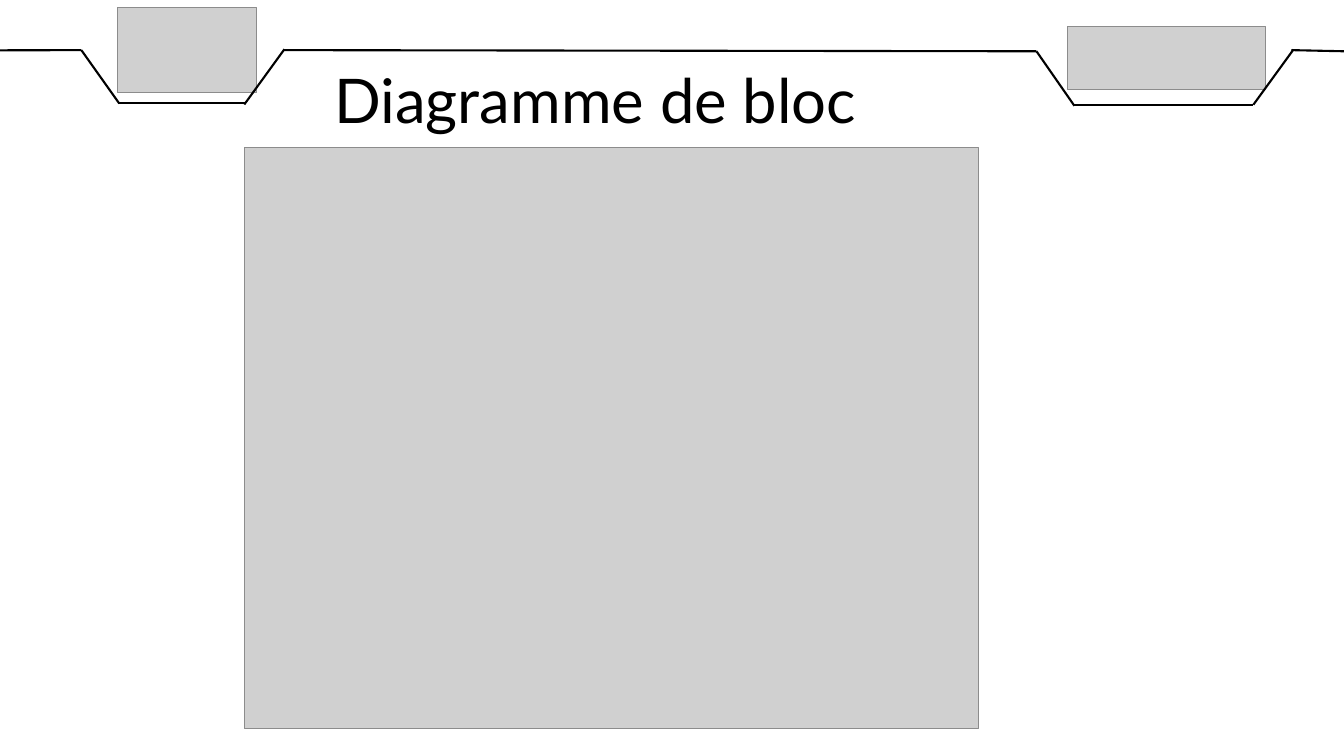
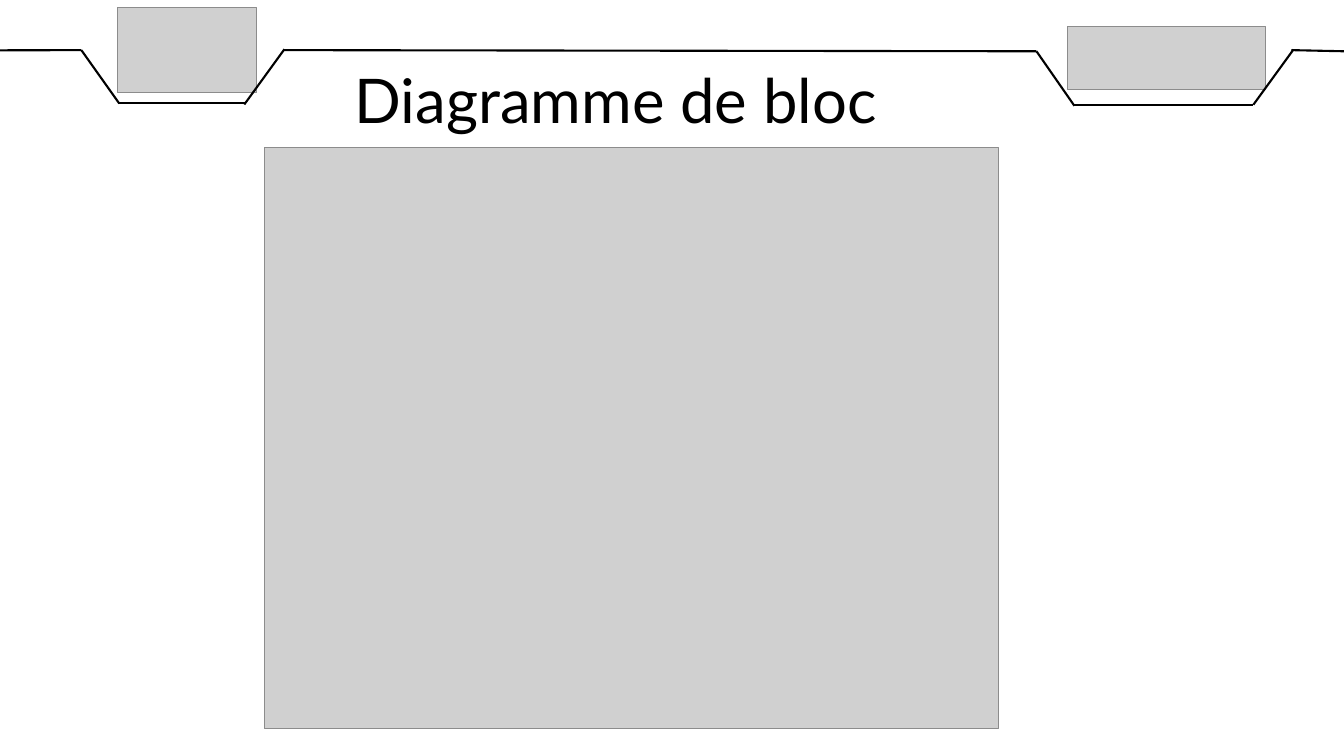
Before and after one commit to DylanChe/SupervisionSerre, a slide deck: slide 5 of oral_projet/revue_2/diaporama_revue_2_samuel.pptx (slide 9 before the commit). Drawn at 1344x756 pixels with LibreOffice and Linux fonts; fonts in the diff are those of the drawing; grey boxes stand for pictures. Boxes give left, top, right and bottom in pixels: in the first picture for what was removed or moved away, otherwise in the second. Text is boxed around its words. In the diff, an @@ line names an element or a change of style, - is before the commit and + after.

```diff
--- a/oral_projet/revue_2/diaporama_revue_2_samuel.pptx
+++ b/oral_projet/revue_2/diaporama_revue_2_samuel.pptx
@@ text "Diagramme de bloc": place and size @@
-text "Diagramme de bloc" at [334,77,856,135]
+text "Diagramme de bloc" at [355,77,876,135]
@@ text "Diagramme de bloc" at [355,77,876,135]: alignment left to centre @@
@@ picture: place and size @@
-picture at [244,148,978,729]
+picture at [264,148,998,729]
```
Also in this commit, not shown: 2 other slides changed, 2 slides added, 2 other files.
